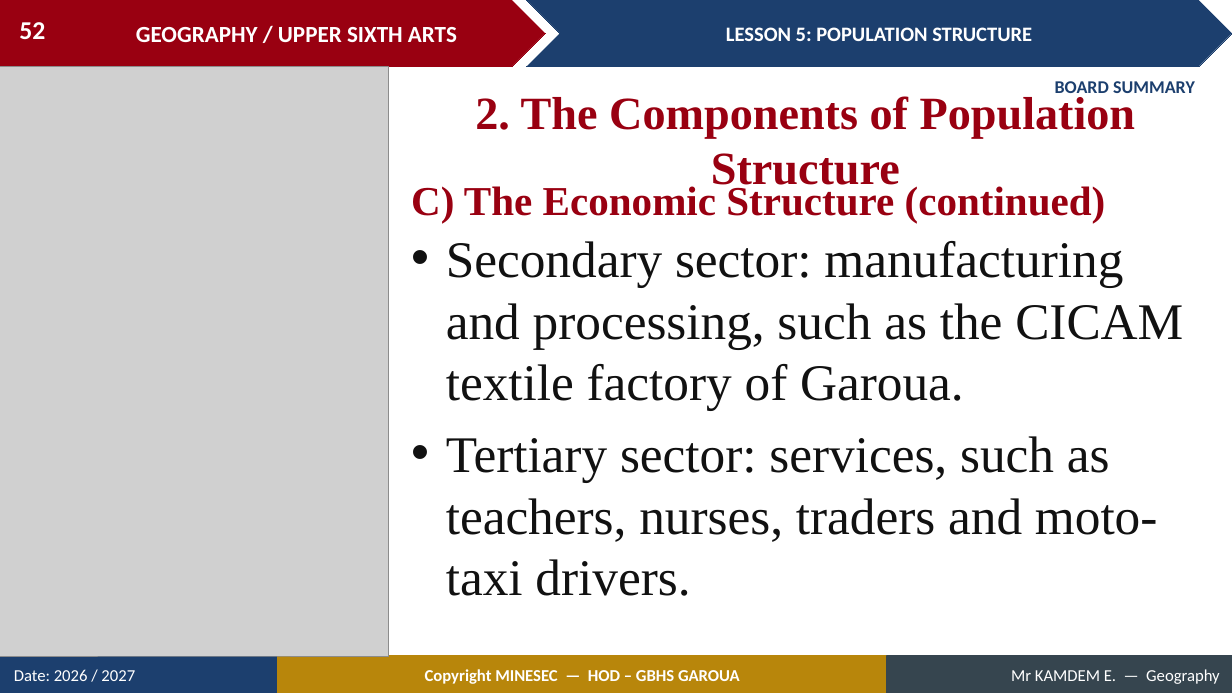
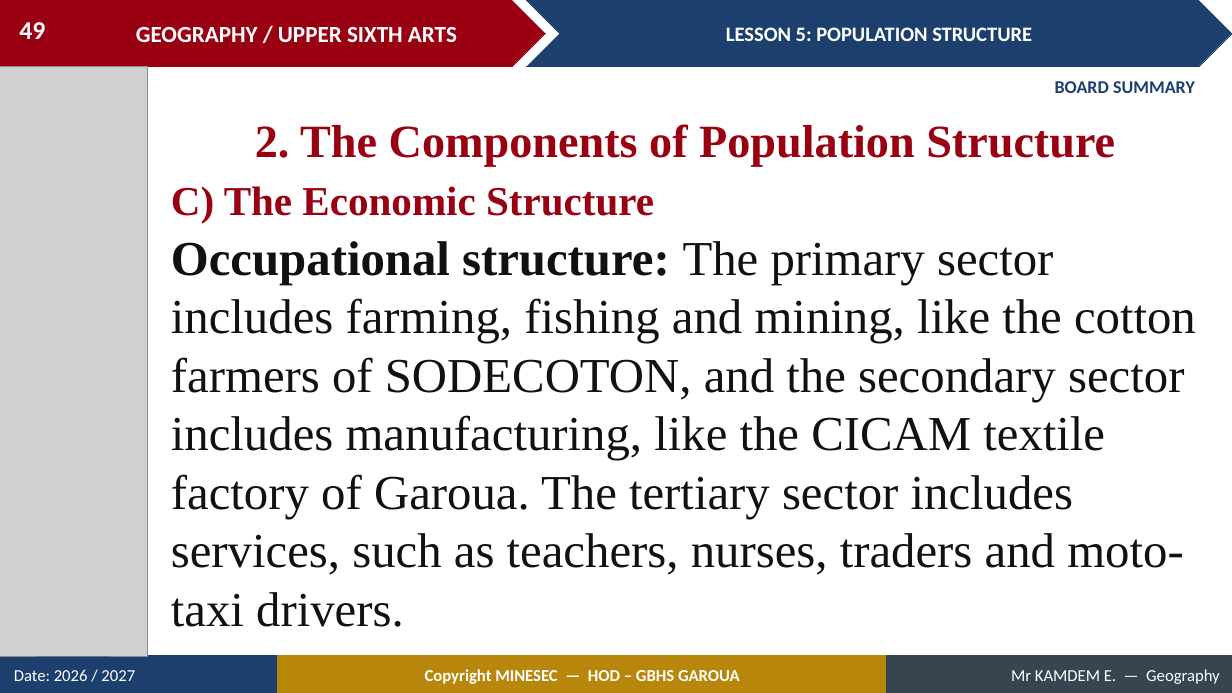
Before and after one commit to Berthautk/linea-github, a slide deck: slide 49 of lecons/USA/Population Geography/07_USA_POP_L05_Population_Structure.pptx (slide 52 before the commit). Drawn at 1232x693 pixels with LibreOffice and Linux fonts; fonts in the diff are those of the drawing; grey boxes stand for pictures. Boxes give left, top, right and bottom in pixels: in the first picture for what was removed or moved away, otherwise in the second. Text is boxed around its words. In the diff, an @@ line names an element or a change of style, - is before the commit and + after.

```diff
--- a/lecons/USA/Population Geography/07_USA_POP_L05_Population_Structure.pptx
+++ b/lecons/USA/Population Geography/07_USA_POP_L05_Population_Structure.pptx
@@ page number at <box>19,22,45,39</box>: text changed @@
-52
+49
@@ picture: place and size @@
-picture at <box>0,67,388,656</box>
+picture at <box>0,67,148,656</box>
@@ text "2. The Components of Population ..." rewrapped from <box>475,96,1136,194</box> to <box>255,124,1115,166</box> @@
@@ text at <box>171,186,654,222</box>: text changed @@
-C) The Economic Structure (continued)
+C) The Economic Structure
@@ text at <box>171,241,1196,627</box>: text changed; size 40 to 38 pt @@
-• Secondary sector: manufacturing and processing, such as the CICAM textile factory of Garoua.
-• Tertiary sector: services, such as teachers, nurses, traders and moto-taxi drivers.
+Occupational structure: The primary sector includes farming, fishing and mining, like the cotton farmers of SODECOTON, and the secondary sector includes manufacturing, like the CICAM textile factory of Garoua. The tertiary sector includes services, such as teachers, nurses, traders and moto-taxi drivers.
```
Also in this commit, not shown: 14 other slides changed, 6 slides removed, 25 other files.
